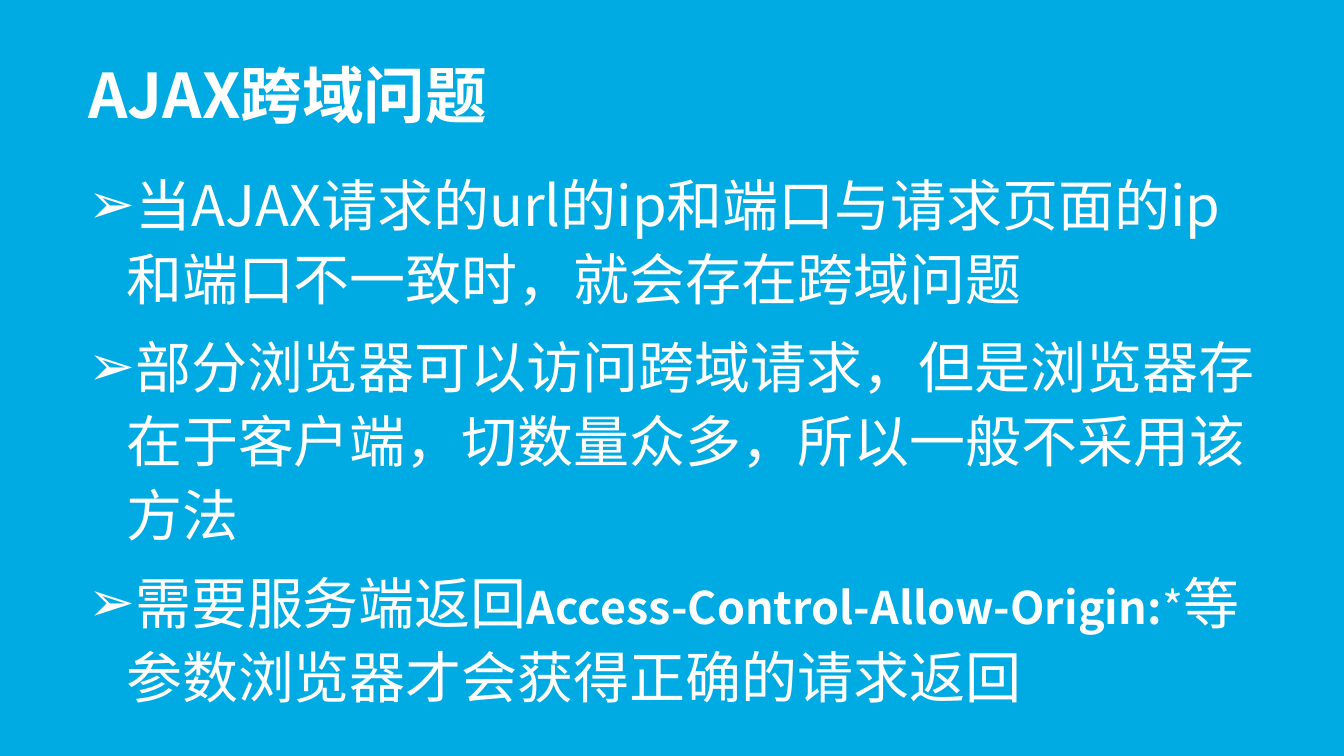
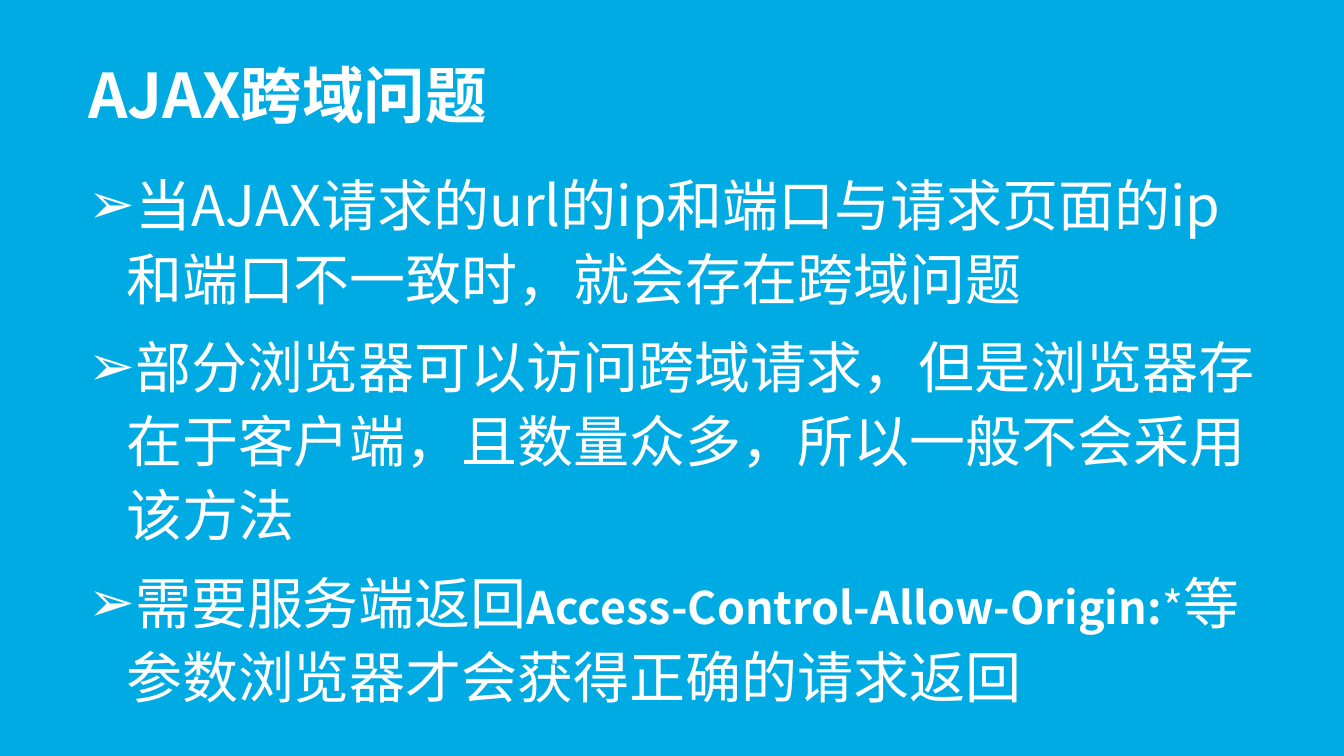
Before and after one commit to wugenshui/ppt, a slide deck: slide 28 of JS/jQuery.pptx (slide 26 before the commit). Drawn at 1344x756 pixels with LibreOffice and Linux fonts; fonts in the diff are those of the drawing. Boxes give left, top, right and bottom in pixels: in the first picture for what was removed or moved away, otherwise in the second. Text is boxed around its words. In the diff, an @@ line names an element or a change of style, - is before the commit and + after.

```diff
--- a/JS/jQuery.pptx
+++ b/JS/jQuery.pptx
@@ subtitle at (x1=126, y1=341, x2=1254, y2=541): text changed @@
-➢ 部分浏览器可以访问跨域请求，但是浏览器存在于客户端，切数量众多，所以一般不采用该方法
+➢ 部分浏览器可以访问跨域请求，但是浏览器存在于客户端，且数量众多，所以一般不会采用该方法
```
Also in this commit, not shown: 4 other slides changed, 2 slides added, 2 slides removed, 1 other file.
